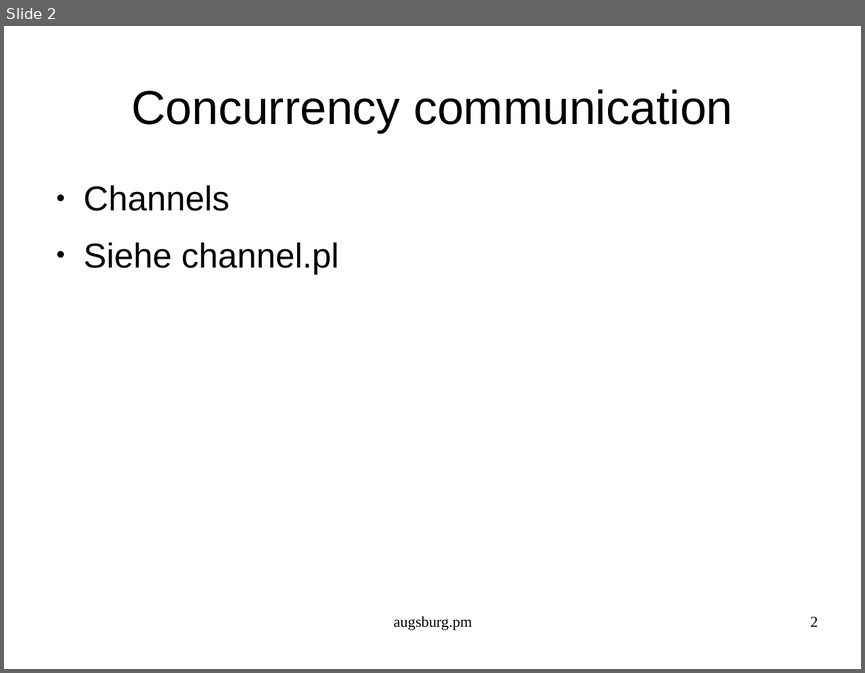
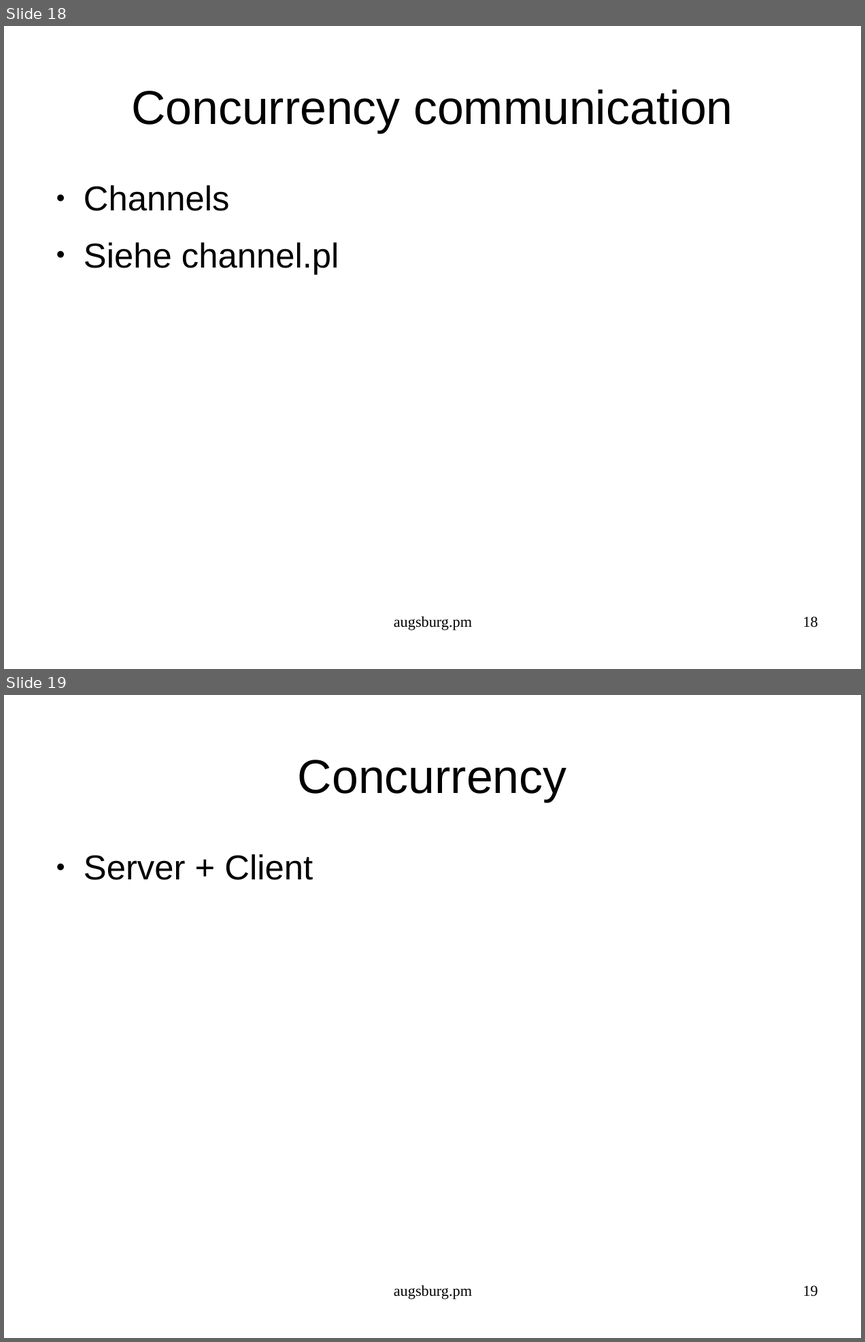
Before and after one commit to augsburgpm/augsburgpm.talk.2016.02, a slide deck: talk.odp. Shown one above the other, each under a label of ours: slide 2 before the commit, slides 18 and 19 after it. The pictures are 865x673 and 865x1342 pixels, drawn with LibreOffice and Linux fonts; fonts in the diff are those of the drawing. Boxes give left, top, right and bottom in pixels: in the first picture for what was removed or moved away, otherwise in the second. Text is boxed around its words. In the diff, an @@ line names an element or a change of style, - is before the commit and + after.

```diff
--- a/talk.odp
+++ b/talk.odp
@@ slide 19 added at (x1=4, y1=695, x2=861, y2=1338), background #FFFFFF @@
@@ title added at (x1=298, y1=760, x2=567, y2=802), 44 pt, text #000000 @@
+Concurrency
@@ text added at (x1=84, y1=854, x2=313, y2=880), 32 pt, text #000000 @@
+● Server + Client
@@ text added at (x1=394, y1=1285, x2=472, y2=1299), 14 pt, text #000000 @@
+augsburg.pm
@@ page number added at (x1=803, y1=1285, x2=818, y2=1296), 14 pt, text #000000 @@
+19
@@ what was slide 2 is now slide 18 @@
@@ page number at (x1=803, y1=616, x2=818, y2=627): text changed @@
-2
+18
```
Also in this commit, not shown: 1 slide changed, 11 other slides added, 1 slide removed, 4 other files.
